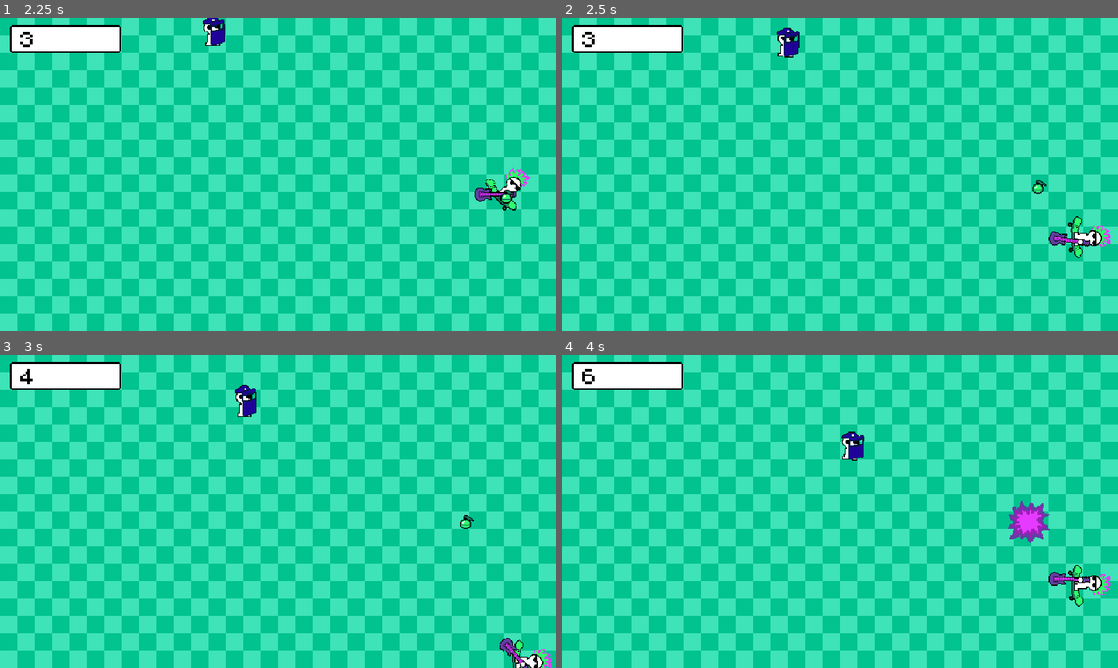
Above: before the commit, frames 1-4 (two rows, left to right).
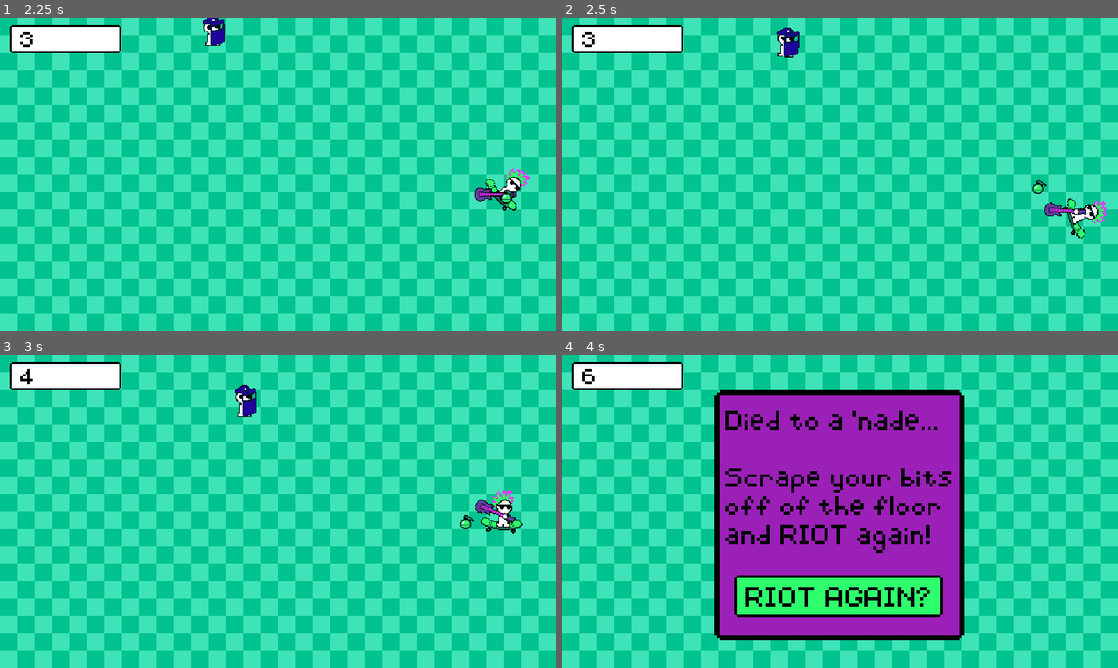
Above: after the commit, the same moments.

Repository: KyleTiley/PlayfulAnarchy
Game: Godot game, scene res://main.tscn
The game is run twice, just before and just after one commit, with the same random seed, the same clock (stepped at 60 frames per second) and the same inputs.
Inputs (mouse positions are in pixels of both pictures, inside the frame that each line leads up to):
- Up to frame 1 (2.25 s): click "START RIOT" at 0.5 s; move the mouse to (400, 158) at 1.27 s; hold D (right_input) 1.28-2.03 s; move the mouse to (166, 190) at 2.02 s; hold S (down_input) from 2.03 s (still down)
- Up to frame 2 (2.5 s): keep holding S (down_input)
- Up to frame 3 (3 s): move the mouse to (333, 442) at 2.77 s; release S (down_input) at 2.78 s; hold D (right_input) from 2.78 s (still down)
- Up to frame 4 (4 s): move the mouse to (812, 574) at 3.52 s; release D (right_input) at 3.53 s; hold W (up_input) from 3.53 s (still down)

Frame 1 is identical in both runs. In frame 2, 1.1% of the frame differs, in the area x 86-99%, y 57-77%; in frame 3, 1.1%; in frame 4, 37%, in the area x 27-99%, y 11-92%.

Commit message:
hide bug fixed

Diff:
--- a/GameUI.gd
+++ b/GameUI.gd
@@ -8,6 +8,9 @@
 
 func _on_game_end_game(cause_of_death):
 	$GameOver.show()
+	for child in $"..".get_children():
+		if child is Node2D:
+			child.hide()
 	match cause_of_death:
 		"cop":
 			$GameOver/Label.text = "Cops got ya..." + '\n' + '\n'+ "We will bust you" + '\n' + "out the slammer"+ '\n' + "to RIOT again!"
--- a/Player/Player.gd
+++ b/Player/Player.gd
@@ -27,11 +27,11 @@
 		flip_player()
 	if Input.is_action_pressed("up_input"):
 		if rotation * facing < -1.5:
-			return
+			flip_player()
 		rotate(-facing * turn_speed * _delta)
 	if Input.is_action_pressed("down_input"):
 		if rotation * facing > 1.5:
-			return
+			flip_player()
 		rotate(facing * turn_speed * _delta)
 
 func _on_area_2d_area_entered(area):
@@ -48,5 +48,4 @@
 func _on_game_end_game(cause_of_death):
 	game_started = false
 	print("Died to: " + cause_of_death)
-	self.queue_free()
 	$Area2D/CollisionShape2D.set_deferred("disabled", true)
